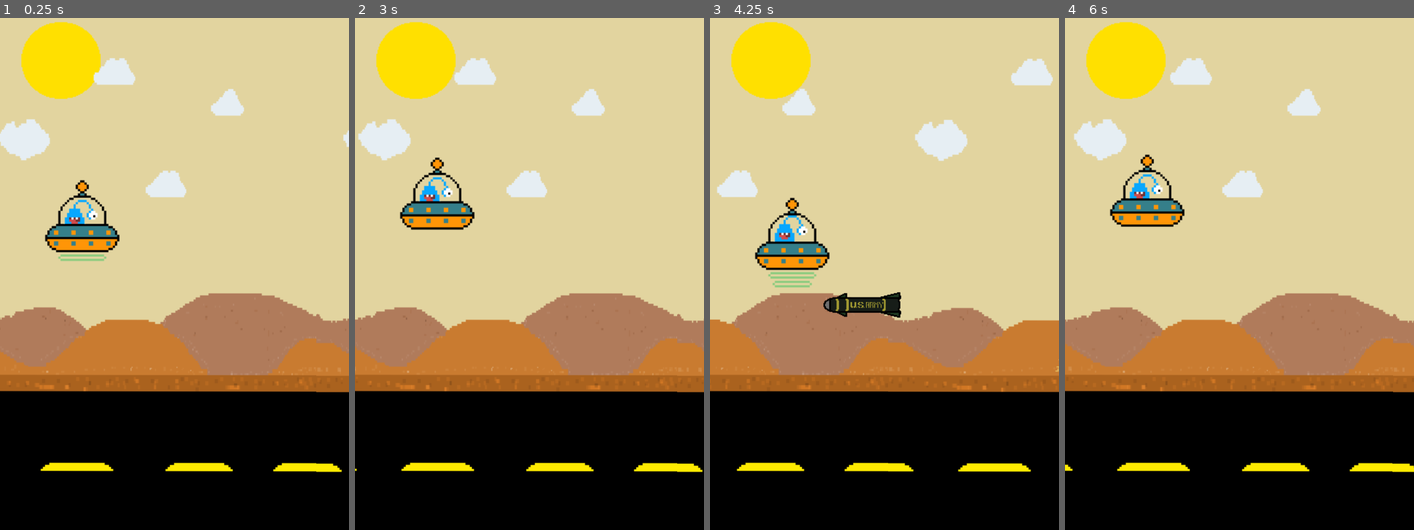
Above: before the commit, frames 1-4 (left to right).
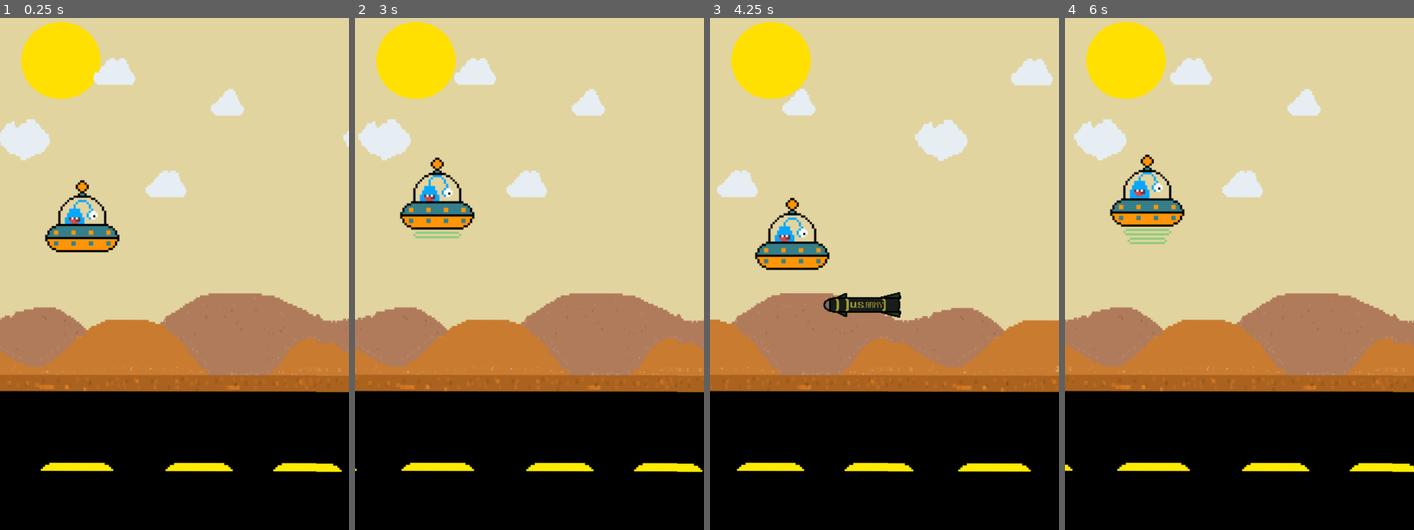
Above: after the commit, the same moments.

Repository: RealityDreamsStudio/Escape_from_the_Earth
Game: Godot game, scene res://Scenes/Game.tscn
The game is run twice, just before and just after one commit, with the same random seed, the same clock (stepped at 60 frames per second) and the same inputs.
Inputs (mouse positions are in pixels of both pictures, inside the frame that each line leads up to):
- Up to frame 1 (0.25 s): no input
- Up to frame 2 (3 s): move the mouse to (606, 243) at 0.52 s; press the mouse at (606, 243) at 0.53 s; move the mouse to (459, 294) at 1.27 s; release the mouse at (459, 294) at 1.28 s; click (459, 294) at 1.35 s; move the mouse to (564, 151) at 2.02 s; press the mouse at (564, 151) at 2.03 s; move the mouse to (512, 371) at 2.77 s; release the mouse at (512, 371) at 2.78 s; click (512, 371) at 2.85 s
- Up to frame 3 (4.25 s): move the mouse to (989, 345) at 3.52 s; press the mouse at (989, 345) at 3.53 s
- Up to frame 4 (6 s): move the mouse to (1134, 192) at 4.27 s; release the mouse at (1134, 192) at 4.28 s; click (1134, 192) at 4.35 s; move the mouse to (1256, 268) at 5.02 s; press the mouse at (1256, 268) at 5.03 s; move the mouse to (1187, 135) at 5.77 s; release the mouse at (1187, 135) at 5.78 s; click (1187, 135) at 5.85 s

The runs differ from the first frame. In frame 1, 0.1% of the frame differs, in the area x 16-31%, y 46-48%; in frame 2, 0.2%; in frame 3, 0.4%; in frame 4, 0.4%, in the area x 16-31%, y 30-45%.

Commit message:
1º Update - 04/01/2023
Alteração de arquivos principais, e adição de um novo executável com ícone.

Diff:
--- a/Fecart - Escape from the Earth/Scenes/Game.tscn
+++ b/Fecart - Escape from the Earth/Scenes/Game.tscn
@@ -163,7 +163,7 @@
 position = Vector2( 2.43796, 5.92075 )
 scale = Vector2( 2, 2 )
 frames = SubResource( 5 )
-frame = 9
+frame = 7
 playing = true
 
 [node name="CollisionShape2D" type="CollisionShape2D" parent="Alien"]
--- a/Fecart - Escape from the Earth/Scripts/Game.gd
+++ b/Fecart - Escape from the Earth/Scripts/Game.gd
@@ -2,7 +2,7 @@
 
 onready var cena = get_tree().get_current_scene()
 
-# Referencias dos nodes
+# Referências dos nodes
 var alien
 var timer
 var label
--- a/Fecart - Escape from the Earth/project.godot
+++ b/Fecart - Escape from the Earth/project.godot
@@ -12,7 +12,7 @@
 
 config/name="Fecart - Escape from the Earth"
 run/main_scene="res://Scenes/Game.tscn"
-config/icon="res://Sprites/Ícone/sprite_0.png"
+config/icon="res://Sprites/Icon/sprite_0.png"
 
 [display]
 
@@ -23,6 +23,10 @@
 window/stretch/mode="2d"
 window/stretch/aspect="keep"
 window/handheld/emulate_touchscreen=true
+
+[editor]
+
+reimport_missing_imported_files=false
 
 [input]
 
Not shown, changed: Fecart - Escape from the Earth/._icon.png.import
Not shown, changed: Fecart - Escape from the Earth/Sprites/Alien (Modelo 1)_Fecart/.___sprite_0.png.import
Not shown, changed: Fecart - Escape from the Earth/Sprites/Alien (Modelo 1)_Fecart/.___sprite_1.png.import
Not shown, changed: Fecart - Escape from the Earth/Sprites/Alien (Modelo 1)_Fecart/.___sprite_2.png.import
Not shown, changed: Fecart - Escape from the Earth/Sprites/Alien (Modelo 1)_Fecart/.___sprite_3.png.import
Not shown, changed: Fecart - Escape from the Earth/Sprites/Alien (Modelo 1)_Fecart/._sprite_0.png.import
Not shown, changed: Fecart - Escape from the Earth/Sprites/Alien (Modelo 1)_Fecart/._sprite_1.png.import
Not shown, changed: Fecart - Escape from the Earth/Sprites/Alien (Modelo 1)_Fecart/._sprite_2.png.import
Not shown, changed: Fecart - Escape from the Earth/Sprites/Alien (Modelo 1)_Fecart/._sprite_3.png.import
Not shown, changed: Fecart - Escape from the Earth/Sprites/Alien (Modelo 1)_Fecart/sprite_0.png.import
Not shown, changed: Fecart - Escape from the Earth/Sprites/Alien (Modelo 1)_Fecart/sprite_1.png.import
Not shown, changed: Fecart - Escape from the Earth/Sprites/Alien (Modelo 1)_Fecart/sprite_2.png.import
(and 288 more such lines)
